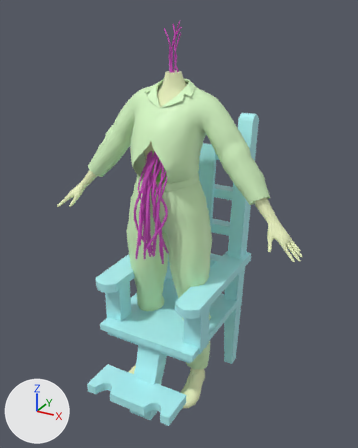
The FBX model Assets/CAT_bag/Creature/1_Creature/1_Creature_chair.fbx: old version first, new version second.
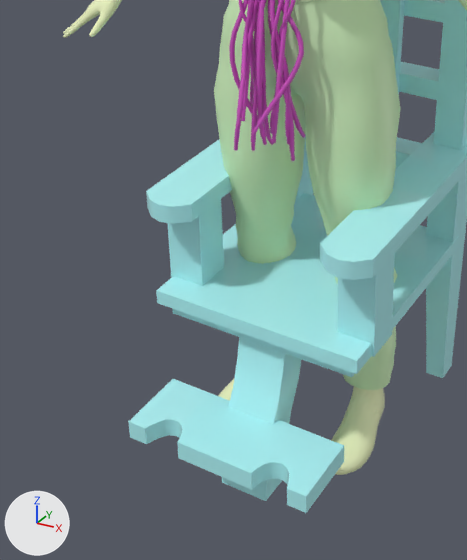
Each version appears first whole from a camera (50 mm lens) standing at (1.077, -1.858, 1.87) and looking at (0.044, 0.019, 0.931), and next in a close-up on the part from 8% to 68% of the width and 42% to 100% of the height. Every picture has the same lights, and +X, +Y and +Z are marked at lower left. Where no turn or scale is listed for an object, it has been applied to the vertices.

The first close-up shows 'body_laap_low', 'body_low', 'chair_low', 'cloth3_low'.
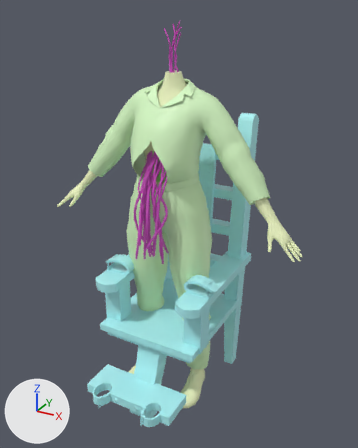
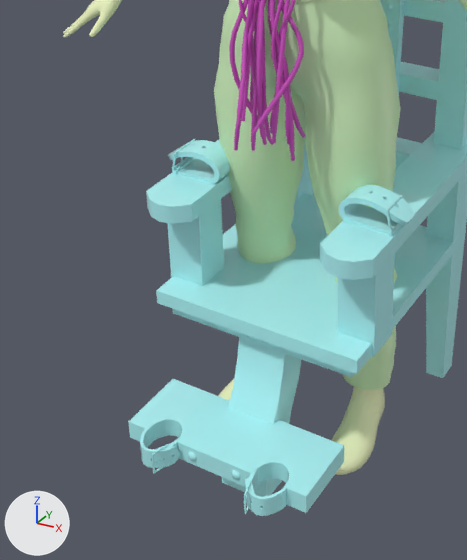
Edits to the scene script, one JSON object a line:
```json
{"op": "add", "block": "mat_chair_001", "code": ["mat_chair_001 = principled_material('chair.001')", "mat_chair_001.base_color = (0.447, 0.937, 0.966)  # cyan #b2f8fb", "mat_chair_001.roughness = 0.0"]}
{"op": "add", "block": "me_mesh_008", "code": ["me_mesh_008 = bpy.data.meshes.new('Mesh.008')", "me_mesh_008.from_pydata(...)  # 946 vertices, 1552 faces; spans x -0.277..0.277, y -0.469..0.316, z 0.141..1.232", "me_mesh_008.materials.append(mat_chair_001)  # cyan #b2f8fb"]}
{"op": "add", "block": "me_mesh_009", "code": ["me_mesh_009 = bpy.data.meshes.new('Mesh.009')", "me_mesh_009.from_pydata(...)  # 612 vertices, 1264 faces; spans x -0.304..0.304, y -0.462..-0.058, z 0.145..0.742", "me_mesh_009.materials.append(mat_chair_001)  # cyan #b2f8fb"]}
{"op": "add", "block": "me_mesh_007", "code": ["me_mesh_007 = bpy.data.meshes.new('Mesh.007')", "me_mesh_007.from_pydata(...)  # 96 vertices, 184 faces; spans x -0.134..0.134, y -0.458..-0.391, z 0.144..0.19", "me_mesh_007.materials.append(mat_chair_001)  # cyan #b2f8fb"]}
{"op": "add", "block": "ob_iron_low", "code": ["ob_iron_low = bpy.data.objects.new('iron_low', me_mesh_008)", "ob_iron_low.location = (0.0, 0.0, 0.0)"]}
{"op": "add", "block": "ob_leather1_low", "code": ["ob_leather1_low = bpy.data.objects.new('leather1_low', me_mesh_009)", "ob_leather1_low.location = (0.0, 0.0, 0.0)"]}
{"op": "add", "block": "ob_leather2_low", "code": ["ob_leather2_low = bpy.data.objects.new('leather2_low', me_mesh_007)", "ob_leather2_low.location = (0.0, 0.0, 0.0)"]}
```

Changed parts and their boxes [x1, y1, x2, y2] in the close-ups (467 x 560 px):
```json
{"object": "leather1_low", "change": "added", "after": [140, 140, 414, 516], "on screen": "cyan"}
{"object": "iron_low", "change": "added", "after": [152, 5, 404, 514], "on screen": "cyan"}
{"object": "leather2_low", "change": "added", "after": [155, 437, 258, 494]}
```
